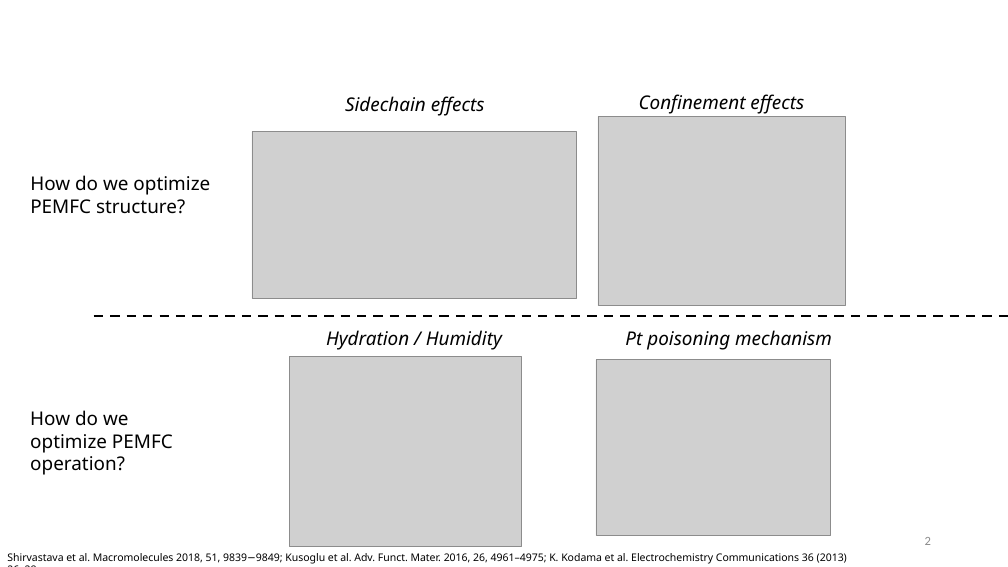
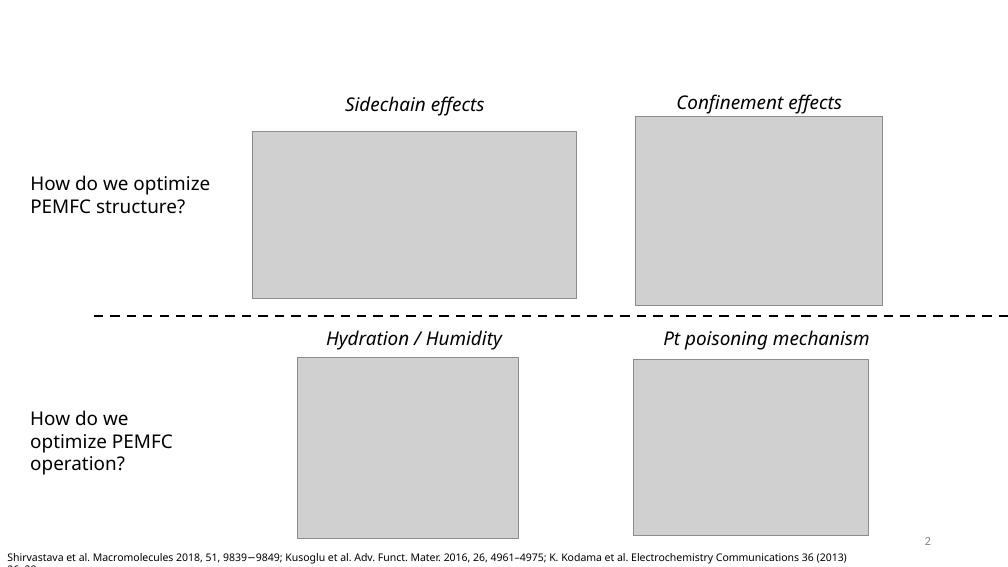
Before and after one commit to tyokokur/presentations, a slide deck: slide 2 of 20240722 NAF Intro.pptx. Drawn at 1008x567 pixels with LibreOffice and Linux fonts; fonts in the diff are those of the drawing; grey boxes stand for pictures; background and template pictures are left out. Boxes give left, top, right and bottom in pixels: in the first picture for what was removed or moved away, otherwise in the second. Text is boxed around its words. In the diff, an @@ line names an element or a change of style, - is before the commit and + after.

Commit message:
autocommit

```diff
--- a/20240722 NAF Intro.pptx
+++ b/20240722 NAF Intro.pptx
@@ text "Confinement effects": place and size @@
-text "Confinement effects" at bbox=[639, 94, 804, 114]
+text "Confinement effects" at bbox=[676, 94, 842, 114]
@@ picture: place and size @@
-picture at bbox=[598, 116, 845, 306]
+picture at bbox=[636, 116, 883, 306]
@@ text "Pt poisoning mechanism": place and size @@
-text "Pt poisoning mechanism" at bbox=[625, 330, 832, 350]
+text "Pt poisoning mechanism" at bbox=[663, 330, 870, 350]
@@ picture: place and size @@
-picture at bbox=[289, 356, 521, 547]
+picture at bbox=[298, 357, 519, 538]
@@ picture: place and size @@
-picture at bbox=[596, 360, 830, 535]
+picture at bbox=[634, 360, 868, 535]
```
